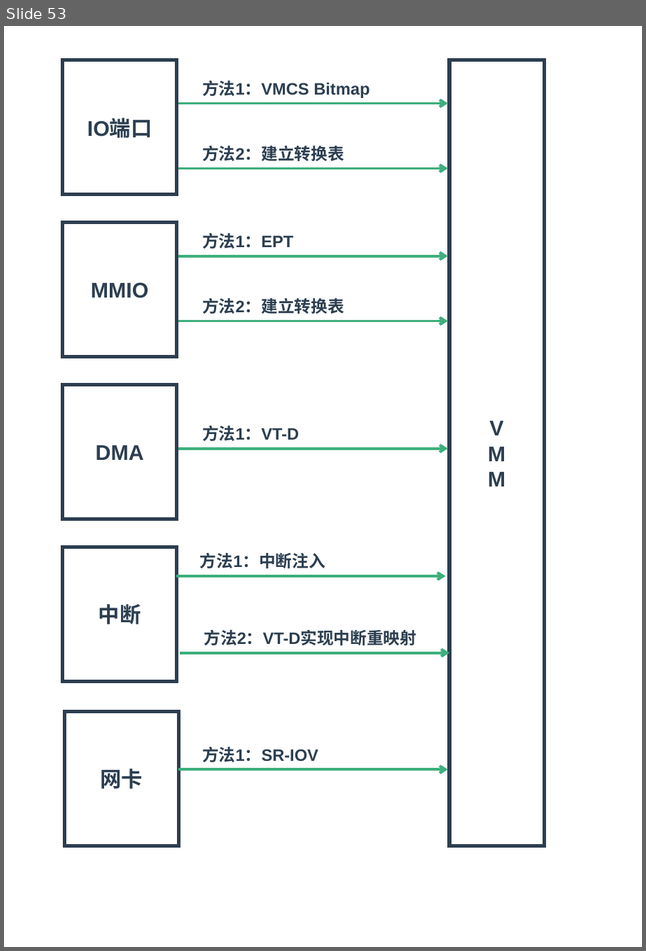
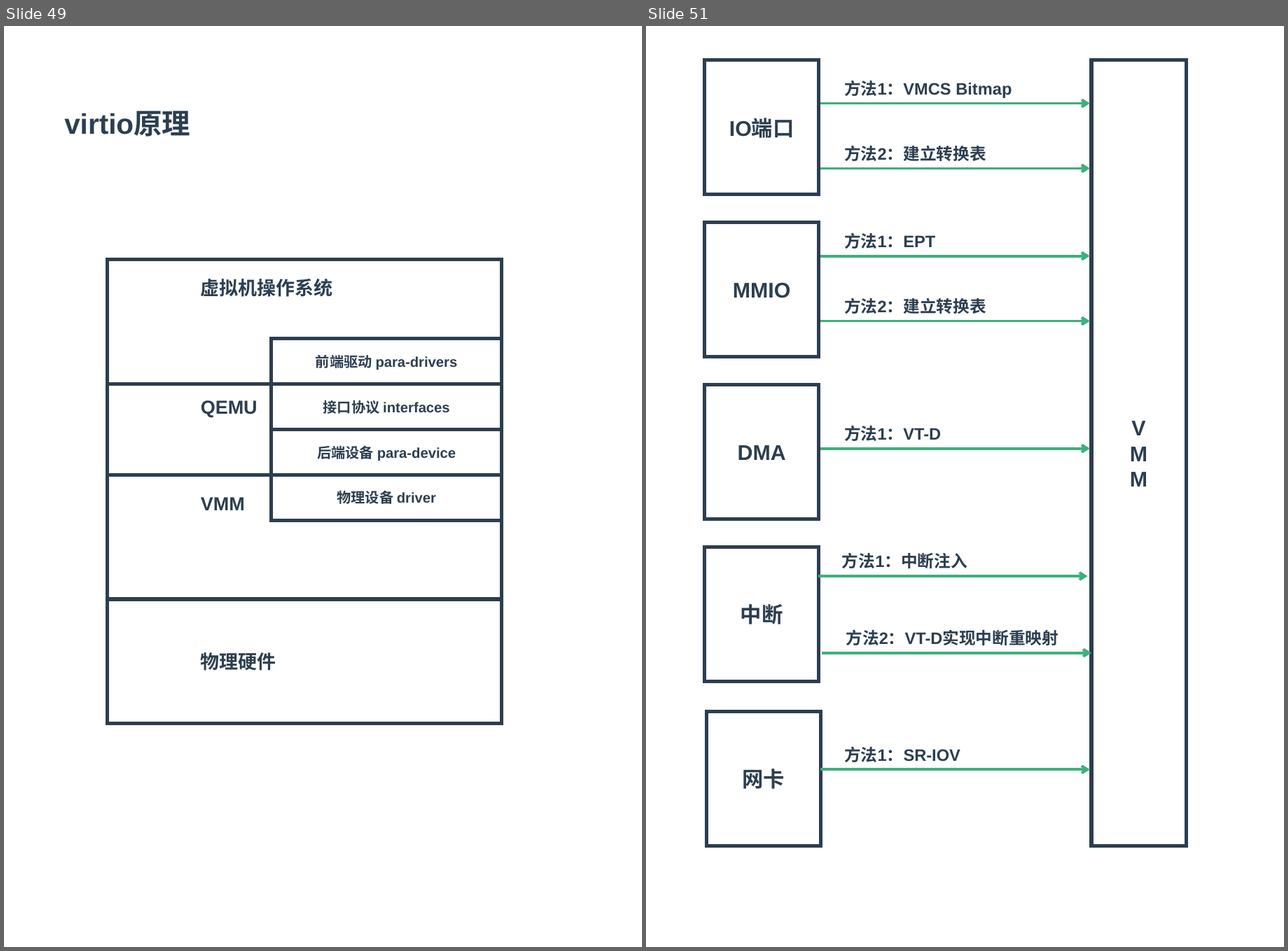
Before and after one commit to zaiqiang-dong/zaiqiang, a slide deck: picture/vitrualization/vitrualization.pptx. Shown side by side, each under a label of ours: slide 53 before the commit, slides 49 and 51 after it; the slides between them are not shown. The pictures are 646x951 and 1288x951 pixels, drawn with LibreOffice and Linux fonts; fonts in the diff are those of the drawing. Boxes give left, top, right and bottom in pixels: in the first picture for what was removed or moved away, otherwise in the second. Text is boxed around its words. In the diff, an @@ line names an element or a change of style, - is before the commit and + after.

```diff
--- a/picture/vitrualization/vitrualization.pptx
+++ b/picture/vitrualization/vitrualization.pptx
@@ slide 49 added at box(4, 26, 642, 947), background #FFFFFF @@
@@ text added at box(64, 111, 190, 137), 24 pt, text #2C3E50, bold @@
+virtio原理
@@ rectangle added at box(107, 260, 502, 384), outline #2C3E50 3 pt, 16 pt, text #2C3E50, bold @@
+虚拟机操作系统
@@ rectangle added at box(271, 339, 502, 384), outline #2C3E50 3 pt, 12 pt, text #2C3E50, bold @@
+前端驱动 para-drivers
@@ rectangle added at box(107, 384, 502, 475), outline #2C3E50 3 pt, 16 pt, text #2C3E50, bold @@
+QEMU
@@ rectangle added at box(271, 384, 502, 429), outline #2C3E50 3 pt, 12 pt, text #2C3E50, bold @@
+接口协议 interfaces
@@ rectangle added at box(271, 430, 502, 475), outline #2C3E50 3 pt, 12 pt, text #2C3E50, bold @@
+后端设备 para-device
@@ rectangle added at box(107, 475, 502, 599), outline #2C3E50 3 pt, 16 pt, text #2C3E50, bold @@
+VMM
@@ rectangle added at box(271, 475, 502, 520), outline #2C3E50 3 pt, 12 pt, text #2C3E50, bold @@
+物理设备 driver
@@ rectangle added at box(107, 599, 502, 723), outline #2C3E50 3 pt, 16 pt, text #2C3E50, bold @@
+物理硬件
@@ what was slide 53 is now slide 51 @@
```
Also in this commit, not shown: 2 slides changed, 3 slides removed, 5 other files.
